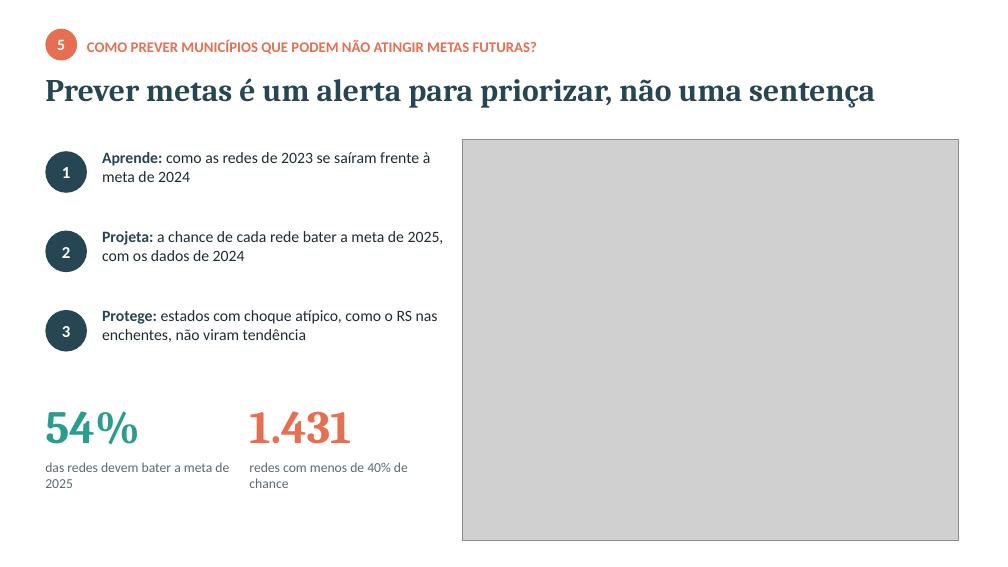
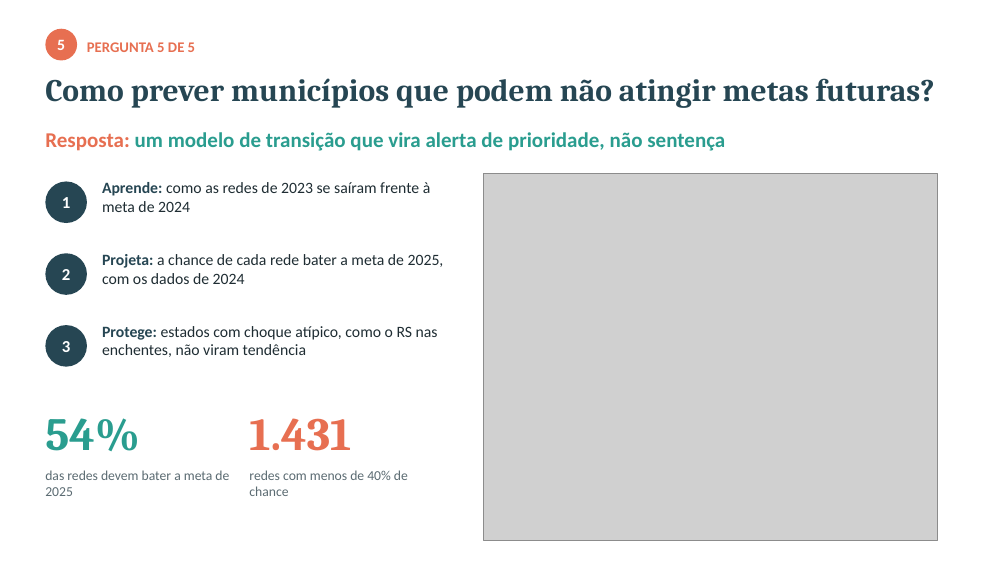
Before and after one commit to eliaslopesjr1-maker/tech-challenge-fase3-alfabetizacao, a slide deck: slide 13 of reports/apresentacao_executiva.pptx (slide 10 before the commit). Drawn at 1008x567 pixels with LibreOffice and Linux fonts; fonts in the diff are those of the drawing; grey boxes stand for pictures. Boxes give left, top, right and bottom in pixels: in the first picture for what was removed or moved away, otherwise in the second. Text is boxed around its words. In the diff, an @@ line names an element or a change of style, - is before the commit and + after.

Commit message:
Apresentação reorganizada por pergunta de negócio (2 slides cada)
Cada pergunta ganha um slide com a pergunta como título, a resposta direta
e o dado principal, e um slide de evidência. Novos slides: variáveis mais
influentes (SHAP x permutação), municípios-referência por grupo e as 37
redes onde gravidade e volume se encontram (58 mil crianças).

```diff
--- a/reports/apresentacao_executiva.pptx
+++ b/reports/apresentacao_executiva.pptx
@@ text added at (87,42,195,52), 14 pt, text #E76F51, bold @@
+PERGUNTA 5 DE 5
@@ text at (45,78,935,108): text changed; size 14 to 30 pt; font Calibri to Cambria; text colour #E76F51 to #264653 @@
-COMO PREVER MUNICÍPIOS QUE PODEM NÃO ATINGIR METAS FUTURAS?
+Como prever municípios que podem não atingir metas futuras?
@@ text "Como prever municípios que podem ..." at (45,78,935,108): vertical alignment middle to top @@
@@ text at (45,132,725,151): text changed; size 30 to 20 pt; font Cambria to Calibri; text colour #264653 to #2A9D8F @@
-Prever metas é um alerta para priorizar, não uma sentença
+Resposta: um modelo de transição que vira alerta de prioridade, não sentença
@@ text "Aprende: como as redes de ...": place and size @@
-text "Aprende: como as redes de ..." at (102,152,431,182)
+text "Aprende: como as redes de ..." at (102,182,431,212)
@@ picture: place and size @@
-picture at (463,140,959,541)
+picture at (484,174,938,541)
@@ ellipse "1": place and size @@
-ellipse "1" at (45,151,87,193)
+ellipse "1" at (45,181,87,223)
@@ ellipse "2": place and size @@
-ellipse "2" at (45,231,87,272)
+ellipse "2" at (45,253,87,295)
@@ text "Projeta: a chance de cada ...": place and size @@
-text "Projeta: a chance de cada ..." at (102,231,444,261)
+text "Projeta: a chance de cada ..." at (102,254,444,284)
@@ ellipse "3": place and size @@
-ellipse "3" at (45,310,87,352)
+ellipse "3" at (45,325,87,367)
@@ text "Protege: estados com choque atípico, ...": place and size @@
-text "Protege: estados com choque atípico, ..." at (102,310,438,342)
+text "Protege: estados com choque atípico, ..." at (102,326,438,357)
@@ 4 texts: place and size @@
-4 texts at (45,411,408,488)
+4 texts at (45,418,408,496)
```
Also in this commit, not shown: 8 other slides changed, 3 slides added, 1 other file.
